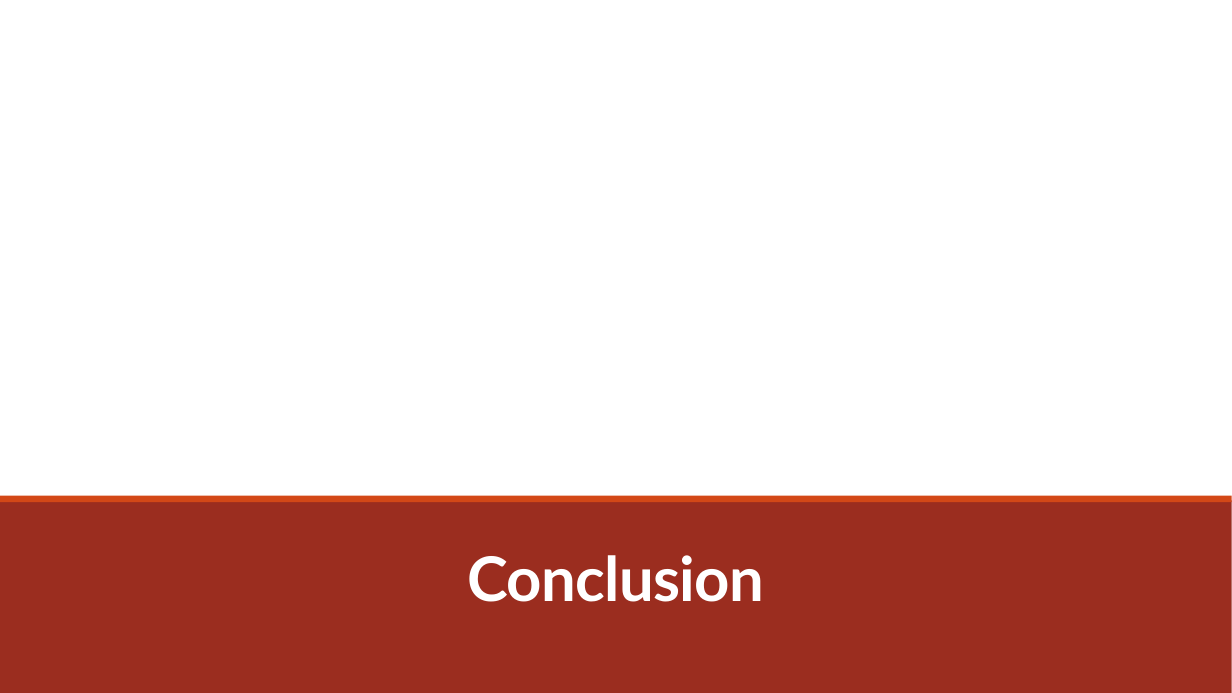
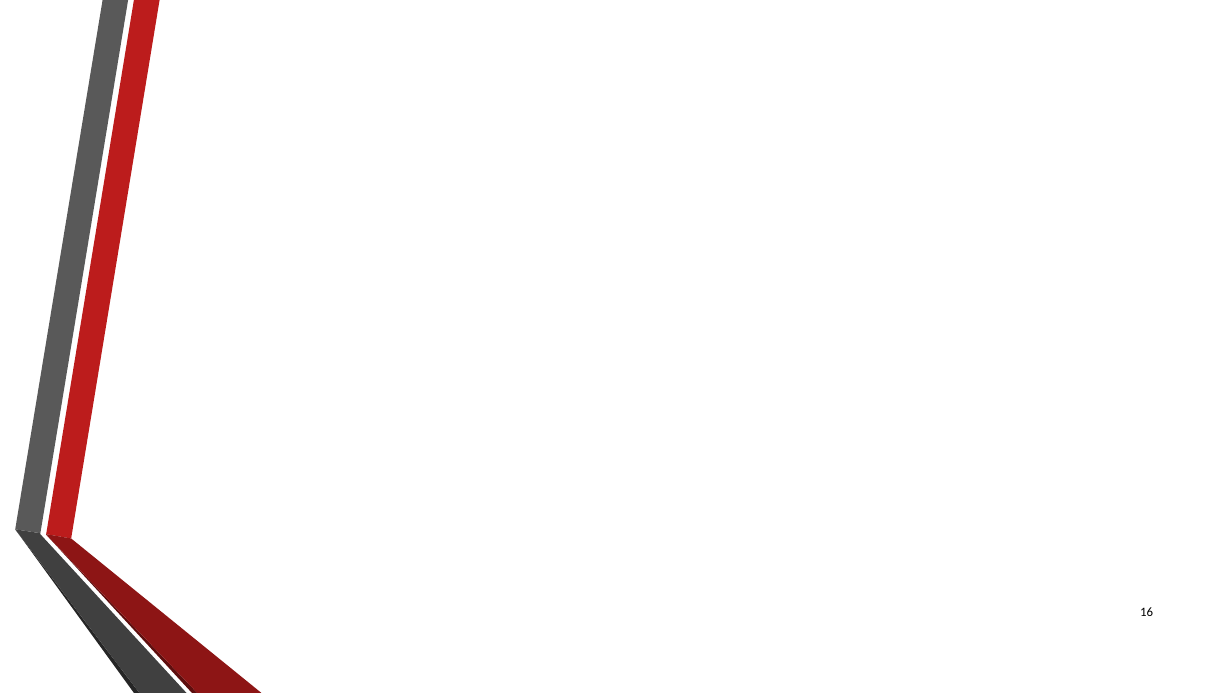
Before and after one commit to Taikylah/Projet-Groupe-4, a slide deck: slide 16 of Présentation.pptx (slide 10 before the commit). Drawn at 1232x693 pixels with LibreOffice and Linux fonts; fonts in the diff are those of the drawing. Boxes give left, top, right and bottom in pixels: in the first picture for what was removed or moved away, otherwise in the second. Text is boxed around its words. In the diff, an @@ line names an element or a change of style, - is before the commit and + after.

```diff
--- a/Présentation.pptx
+++ b/Présentation.pptx
@@ rectangle removed at [0,0,1232,693] @@
@@ rectangle removed at [0,501,1232,693] @@
@@ rectangle removed at [0,496,1232,503] @@
@@ group added at [15,0,262,693]: 6 freeform shapes @@
@@ title removed at [468,555,765,602] @@
-Conclusion
@@ page number added at [1140,607,1153,616], 10 pt, text #000000 @@
+16
@@ rectangle removed at [0,647,1232,693] @@
@@ rectangle removed at [0,640,1232,647] @@
```
Also in this commit, not shown: 5 other slides changed, 11 slides added, 5 slides removed, 8 other files.
